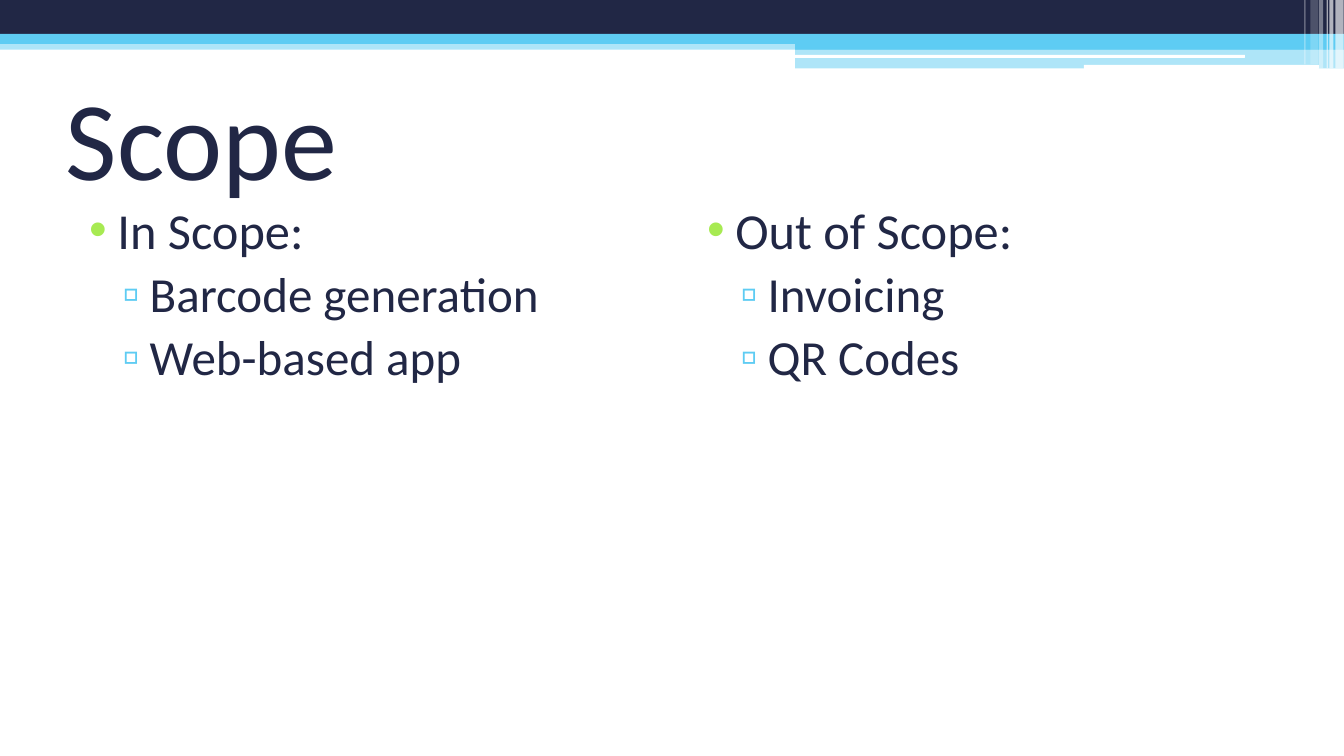
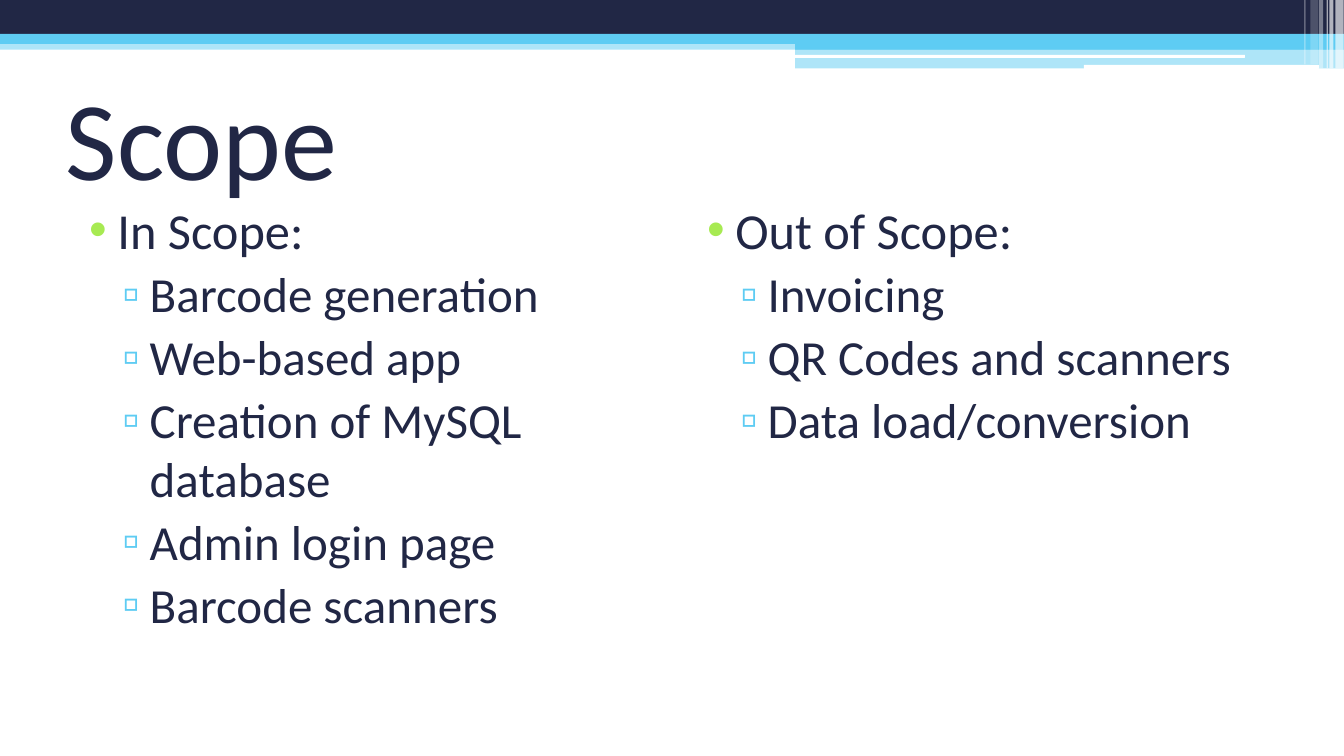
Before and after one commit to sylve0n/CIS260-PowerPoint, a slide deck: slide 5 of PC Repair Clinic Inventory System.pptx. Drawn at 1344x756 pixels with LibreOffice and Linux fonts; fonts in the diff are those of the drawing. Boxes give left, top, right and bottom in pixels: in the first picture for what was removed or moved away, otherwise in the second. Text is boxed around its words. In the diff, an @@ line names an element or a change of style, - is before the commit and + after.

```diff
--- a/PC Repair Clinic Inventory System.pptx
+++ b/PC Repair Clinic Inventory System.pptx
@@ text at (768, 341, 1230, 440): text changed @@
-  ▫ QR Codes
+  ▫ QR Codes and scanners
+  ▫ Data load/conversion
@@ text at (150, 404, 521, 624): paragraphs added @@
+  ▫ Creation of MySQL database
+  ▫ Admin login page
+  ▫ Barcode scanners
```
Also in this commit, not shown: 2 other slides changed, 1 other file.
